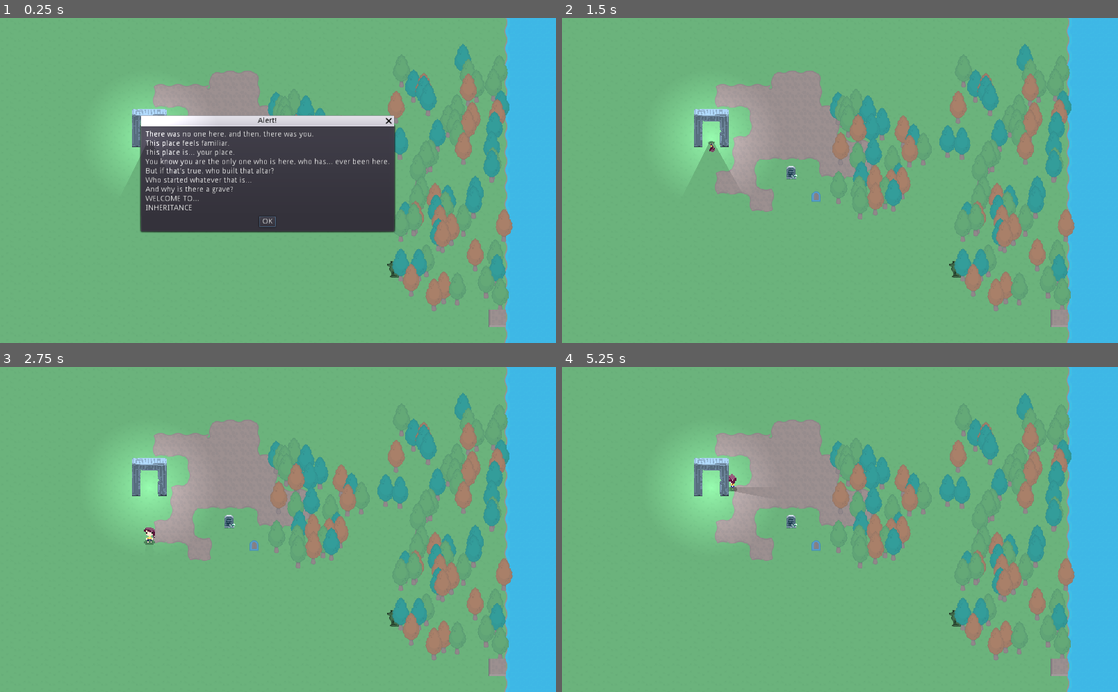
Above: before the commit, frames 1-4 (two rows, left to right).
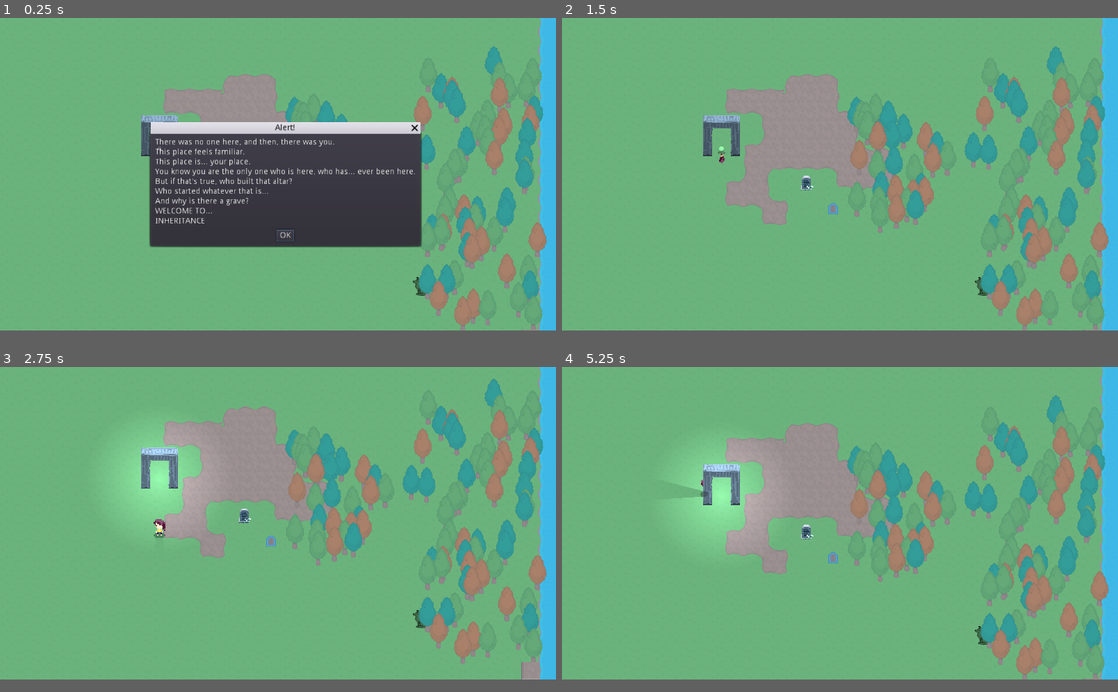
Above: after the commit, the same moments.

Repository: bagedevimo/pxljam19
Game: Godot game, scene res://Game.tscn
The game is run twice, just before and just after one commit, with the same random seed, the same clock (stepped at 60 frames per second) and the same inputs.
Inputs:
- Up to frame 1 (0.25 s): no input
- Up to frame 2 (1.5 s): click "OK" at 0.5 s; hold Right (ui_right) from 1.28 s (still down)
- Up to frame 3 (2.75 s): tap Space (ui_select) at 1.52, 2.27 s; tap Enter at 2 s; release Right (ui_right) at 2.03 s; hold Down (ui_down) from 2.03 s (still down)
- Up to frame 4 (5.25 s): release Down (ui_down) at 2.78 s; hold Right (ui_right) 2.78-3.53 s; hold Up (ui_up) 3.53-4.28 s; tap Space (ui_select) at 3.77, 4.52 s; hold Left (ui_left) from 4.28 s (still down)
The window is 800x468 before the commit and 800x450 after it. Grey fills any space a smaller window leaves; there, only what the larger window draws over its background counts as a difference.

The runs differ from the first frame. In frame 1, 25% of the frame differs, in the area x 19-100%, y 0-100%; in frame 2, 24%; in frame 3, 23%; in frame 4, 23%.

Commit message:
Misc 'release' fixes

Diff:
--- a/Player.tscn
+++ b/Player.tscn
@@ -189,21 +189,24 @@
 position = Vector2( 0, -39.3766 )
 
 [node name="CollisionShape2D" type="CollisionShape2D" parent="."]
+position = Vector2( 0, -5 )
 shape = SubResource( 1 )
 __meta__ = {
 "_edit_group_": true
 }
 
 [node name="Storage" parent="." instance=ExtResource( 3 )]
+position = Vector2( 0, -5 )
 
 [node name="LightOccluder2D" type="LightOccluder2D" parent="."]
-position = Vector2( -34.0352, -24.2928 )
+position = Vector2( -34.0352, -29.2928 )
 occluder = SubResource( 2 )
 
 [node name="Sprite" type="Sprite" parent="."]
+position = Vector2( -0.141357, 0 )
 rotation = 25.1327
 texture = ExtResource( 4 )
-offset = Vector2( 0, -12 )
+offset = Vector2( 0, -16 )
 region_enabled = true
 region_rect = Rect2( 0, 0, 32, 32 )
 
--- a/project.godot
+++ b/project.godot
@@ -25,9 +25,12 @@
 
 [display]
 
+window/size/width=1920
+window/size/height=1080
 window/dpi/allow_hidpi=true
 window/stretch/mode="2d"
-window/stretch/aspect="keep"
+window/stretch/aspect="expand"
+window/stretch/shrink=2.0
 
 [input]
 
